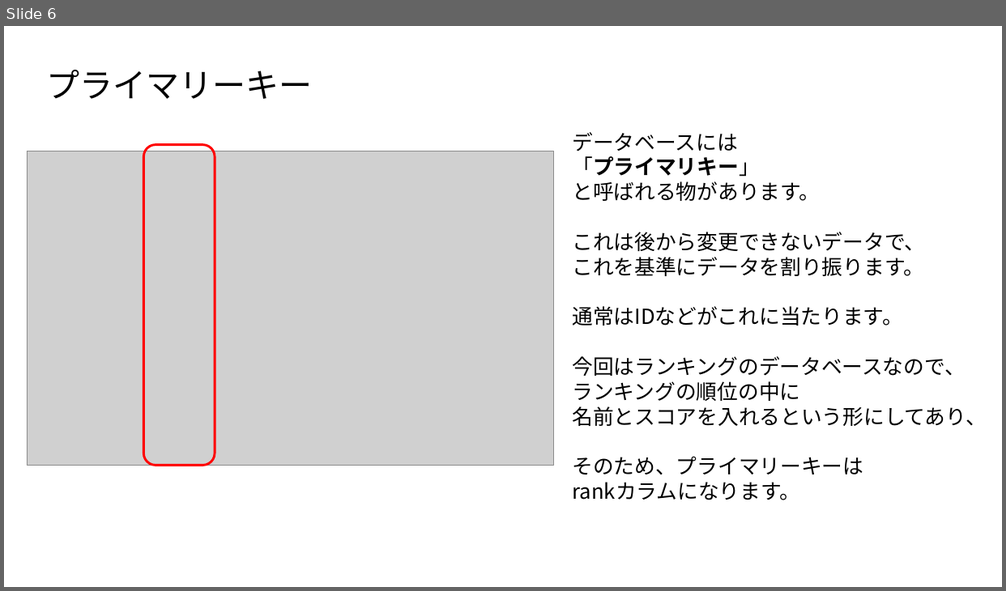
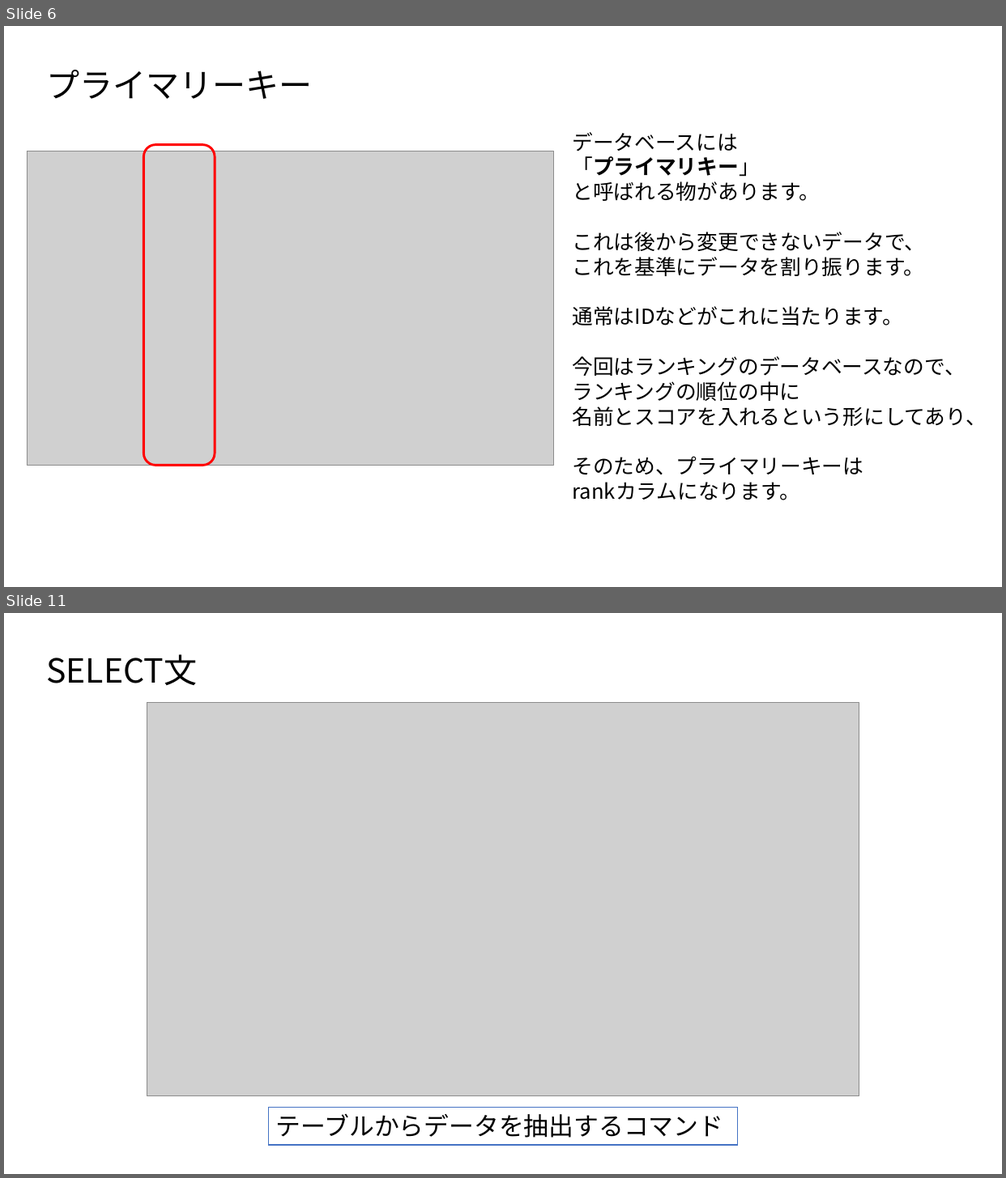
Before and after one commit to MahiroCreative/GameEngineFor2022, a slide deck: 2.SecondSemester/2.ネットワーク通信_データベースの基本.pptx. Shown one above the other, each under a label of ours: slide 6 before the commit, slides 6 and 11 after it; the slides between them are not shown. The pictures are 1006x591 and 1006x1178 pixels, drawn with LibreOffice and Linux fonts; fonts in the diff are those of the drawing; grey boxes stand for pictures. Boxes give left, top, right and bottom in pixels: in the first picture for what was removed or moved away, otherwise in the second. Text is boxed around its words. In the diff, an @@ line names an element or a change of style, - is before the commit and + after.

```diff
--- a/2.SecondSemester/2.ネットワーク通信_データベースの基本.pptx
+++ b/2.SecondSemester/2.ネットワーク通信_データベースの基本.pptx
@@ slide 11 added at [4, 613, 1002, 1174], background #FFFFFF @@
@@ title added at [46, 654, 197, 685], 32 pt, text #000000 @@
+SELECT文
@@ picture added at [147, 703, 859, 1097] @@
@@ rectangle added at [269, 1108, 738, 1145], fill #FFFFFF, outline #4472C4 1 pt, 24 pt, text #000000 @@
+テーブルからデータを抽出するコマンド
```
Also in this commit, not shown: 4 slides changed, 6 other slides added.
